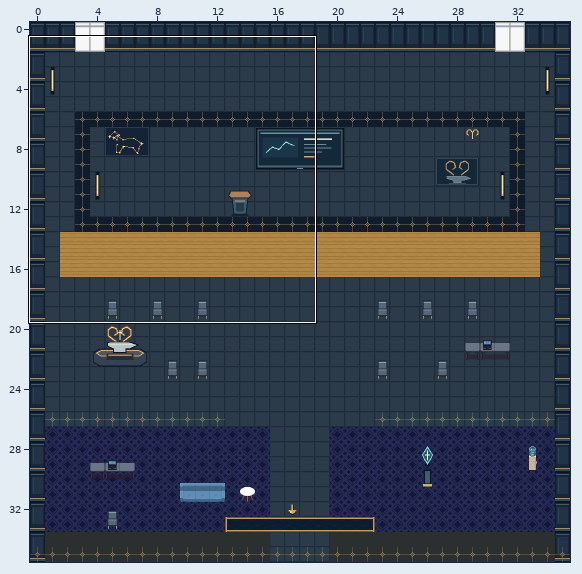
Level history. Tiled map (JSON): maps/preview/speaker-aries.tmj. The first picture is a wide view before the edit; the outline marks the close-up.
Close-up. As it was:
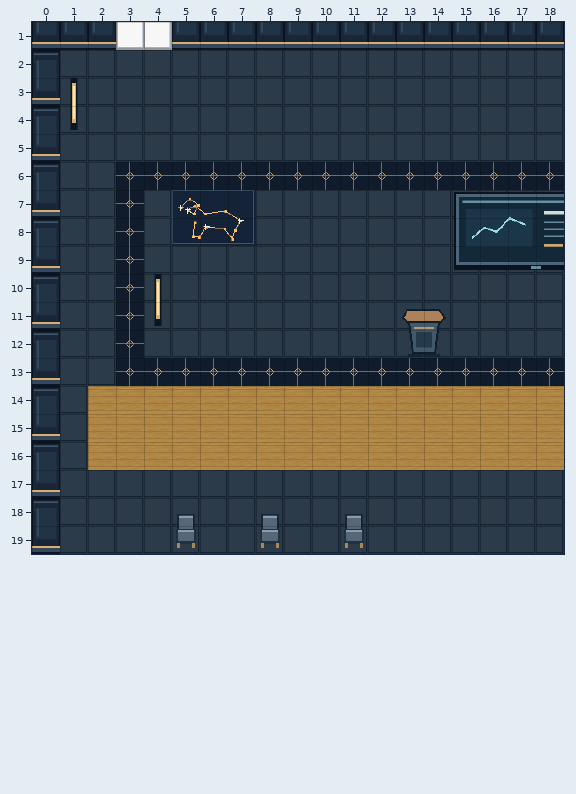
Cells are 32x32 px. Shown: x 0..18, y 1..19. The commit also changed other parts of the map, which this record leaves out.
New version:
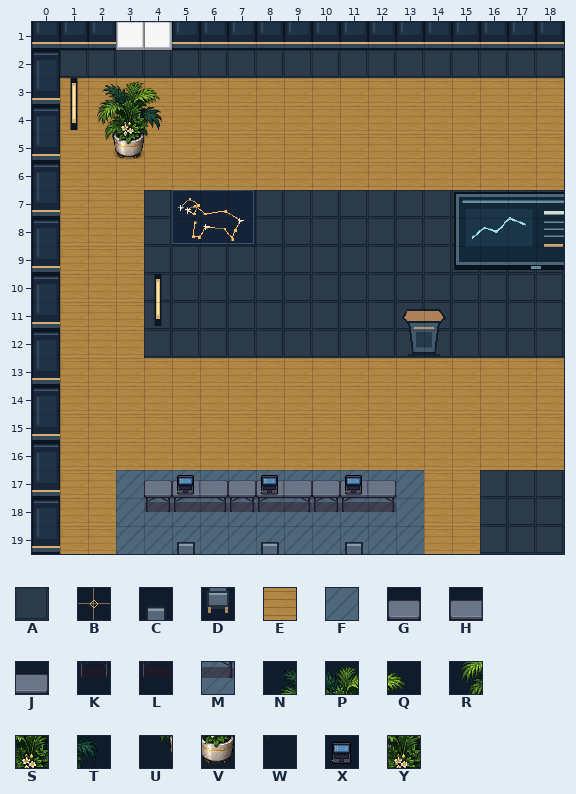
Key: from "art-0": A 14, B 15, C 270, D 286; from "art-1": E 355, F 360; from "art-4": G 8, H 9, J 10, K 12, L 13, M 14, N 64, P 65, Q 66, R 80, S 81, T 82, U 96, V 97, W 98; from "art-5": X 1; from "navigation-mask": Y 1.
_ is an empty cell.
Tiles of an added or newly shown layer are drawn over the layers below it.
See-through tiles are keyed as they look on the map.
Difference:
Layer "terrain":
y 3..5: x 1..18 AAAAAAAAAAAAAAAAAA -> EEEEEEEEEEEEEEEEEE
y 6: x 1..18 AABBBBBBBBBBBBBBBB -> EEEEEEEEEEEEEEEEEE
y 7..12: x 1..3 AAB -> EEE
y 13: x 1..18 AABBBBBBBBBBBBBBBB -> EEEEEEEEEEEEEEEEEE
y 14..16: x 1 A -> E
y 17..19: x 1..15 AAAAAAAAAAAAAAA -> EEFFFFFFFFFFFEE
Layer "scenery-belowAvatar-0":
y 5: x 2..4 ___ -> UVW
y 17: x 4..12 _________ -> GHJGHJGHJ
y 18: x 4..12 _C__C__C_ -> KLMKLMKLM
y 19: x 5 D -> C; x 8 D -> C; x 11 D -> C
Layer "scenery-belowAvatar-1":
y 17: x 5 _ -> X; x 8 _ -> X; x 11 _ -> X
Layer "interior-ambient-plant" (added):
y 3: x 2..4 ___ -> NPQ
y 4: x 2..4 ___ -> RST
Layer "physical-collisions":
y 3..5: x 2..4 ___ -> YYY
y 18: x 4..12 _________ -> YYYYYYYYY
y 19: x 5 Y -> _; x 8 Y -> _; x 11 Y -> _
